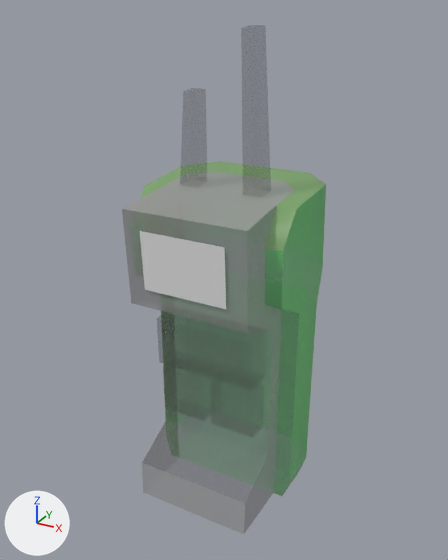
Renders of the FBX model Assets/Art/Models/Items/Functional/Tools/Generic/radio.fbx from each side of a commit.
The view is the same before and after, from a 50 mm camera at (26.215, 34.418, 0.502) aimed at (25.934, 34.929, 0.246). The lights are fixed; the arrows at lower left show +X, +Y and +Z. Where no turn or scale is listed for an object, it has been applied to the vertices.

The scene before the commit, as lines of its bpy script (objects in view):
```python
mat_palette05 = bpy.data.materials.new('Palette05')
mat_palette05.use_nodes = True; mat_palette05.node_tree.nodes.clear()
_N = mat_palette05.node_tree.nodes; _L = mat_palette05.node_tree.links
n0 = _N.new('ShaderNodeBsdfPrincipled'); n0.name = 'Principled BSDF'
n1 = _N.new('ShaderNodeOutputMaterial'); n1.name = 'Material Output'
n2 = _N.new('ShaderNodeTexImage'); n2.name = 'Image Texture'
n2.image = img_palette05_png
n3 = _N.new('ShaderNodeTexImage'); n3.name = 'Image Texture.001'
n3.image = img_palette05_png_001
_L.new(n2.outputs[0], n0.inputs[0])  # 'Color' to 'Base Color'
_L.new(n3.outputs[0], n0.inputs[4])  # 'Color' to 'Alpha'
_L.new(n0.outputs[0], n1.inputs[0])  # 'BSDF' to 'Surface'
me_mesh_003 = bpy.data.meshes.new('Mesh.003')
me_mesh_003.from_pydata(...)  # 114 vertices, 94 faces; spans x -0.089..0.09, y -0.074..0.092, z 0.001..0.488
# faces by material slot: [93, 1]
me_mesh_003.materials.append(mat_palette05)
me_mesh_003.materials.append(mat_palette05_emission)  # white #e7e7e7
ob_station_bounced_radio = bpy.data.objects.new('Station Bounced Radio', me_mesh_003)
ob_station_bounced_radio.location = (25.93, 34.917, 0.0)
```
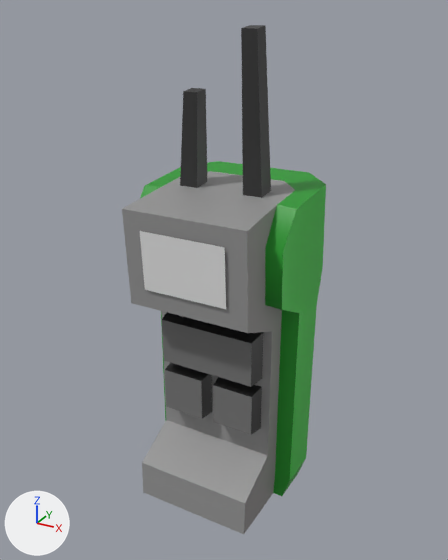
The newer file is also turned or shifted as a whole; pictures and numbers use the older file's frame.

The change, as JSON lines over the scene's bpy script:
```json
{"op": "remove", "block": "mat_palette05", "code": "n3 = _N.new('ShaderNodeTexImage'); n3.name = 'Image Texture.001'"}
{"op": "remove", "block": "mat_palette05", "code": "n3.image = img_palette05_png_001"}
{"block": "mat_palette05", "where": "n0 = _N.new('ShaderNodeBsdfPrincipled'); n0.name = 'Principled BSDF'"}
{"op": "remove", "block": "mat_palette05", "code": "_L.new(n3.outputs[0], n0.inputs[4])  # 'Color' to 'Alpha'"}
{"block": "me_mesh_003", "where": "me_mesh_003.from_pydata(...)  # 114 vertices, 94 faces; spans x -0.089..0.09, y -0.074..0.092, z 0.001..0.488"}
{"block": "me_mesh_003", "where": "# used by ob_station_bounced_radio; location = (25.93, 34.917, 0.0)"}
{"block": "me_mesh_003", "change": "me_mesh_003 part 1"}
{"op": "set", "path": "me_mesh_003.vertices[58].co", "old": "(-0.044, -0.041, 0.163)", "new": "(-0.041, -0.037, 0.164)", "note": "not seen -> pixel (163, 360)"}
{"op": "set", "path": "me_mesh_003.vertices[59].co", "old": "(0.064, -0.041, 0.163)", "new": "(0.06, -0.037, 0.164)", "note": "not seen -> pixel (250, 386)"}
{"op": "set", "path": "me_mesh_003.vertices[60].co", "old": "(-0.044, -0.042, 0.215)", "new": "(-0.041, -0.038, 0.212)", "note": "not seen -> pixel (161, 319)"}
{"op": "set", "path": "me_mesh_003.vertices[61].co", "old": "(0.064, -0.042, 0.215)", "new": "(0.06, -0.038, 0.212)", "note": "not seen -> pixel (251, 343)"}
{"op": "set", "path": "me_mesh_003.vertices[66].co", "old": "(-0.044, -0.035, 0.103)", "new": "(-0.042, -0.035, 0.105)", "note": "not seen -> pixel (166, 406)"}
{"op": "set", "path": "me_mesh_003.vertices[67].co", "old": "(0.005, -0.035, 0.103)", "new": "(0.003, -0.035, 0.105)", "note": "not seen -> pixel (201, 418)"}
{"op": "set", "path": "me_mesh_003.vertices[68].co", "old": "(-0.044, -0.035, 0.153)", "new": "(-0.042, -0.035, 0.151)", "note": "not seen -> pixel (164, 369)"}
{"op": "set", "path": "me_mesh_003.vertices[69].co", "old": "(0.005, -0.035, 0.153)", "new": "(0.003, -0.035, 0.151)", "note": "not seen -> pixel (201, 381)"}
{"op": "set", "path": "me_mesh_003.vertices[74].co", "old": "(0.014, -0.035, 0.103)", "new": "(0.017, -0.035, 0.105)", "note": "not seen -> pixel (213, 422)"}
{"op": "set", "path": "me_mesh_003.vertices[75].co", "old": "(0.063, -0.035, 0.103)", "new": "(0.061, -0.035, 0.105)", "note": "not seen -> pixel (250, 434)"}
{"op": "set", "path": "me_mesh_003.vertices[76].co", "old": "(0.014, -0.035, 0.153)", "new": "(0.017, -0.035, 0.151)", "note": "not seen -> pixel (213, 385)"}
{"op": "set", "path": "me_mesh_003.vertices[77].co", "old": "(0.063, -0.035, 0.153)", "new": "(0.061, -0.035, 0.151)", "note": "not seen -> pixel (251, 397)"}
{"block": "me_mesh_003", "change": "me_mesh_003 part 2: 55 kept faces spanning x -0.073..0.09, y -0.073..0.092, z 0.001..0.488 get new texture (UV) coordinates"}
```

Pixel boxes (x1, y1, x2, y2) of what changed, in the pictures (448 x 560 px; the box of a moved part takes in the faces that stretch with it):
```json
{"object": "Station Bounced Radio", "change": "surface changed, reshaped", "before": [122, 161, 326, 534], "after": [122, 25, 326, 534]}
{"part": 1, "of": "me_mesh_003", "change": "moved or reshaped", "after": [162, 312, 264, 435], "on screen": "not visible before"}
{"part": 2, "of": "me_mesh_003", "change": "surface changed", "before": [133, 161, 326, 534], "after": [133, 161, 326, 534]}
```
